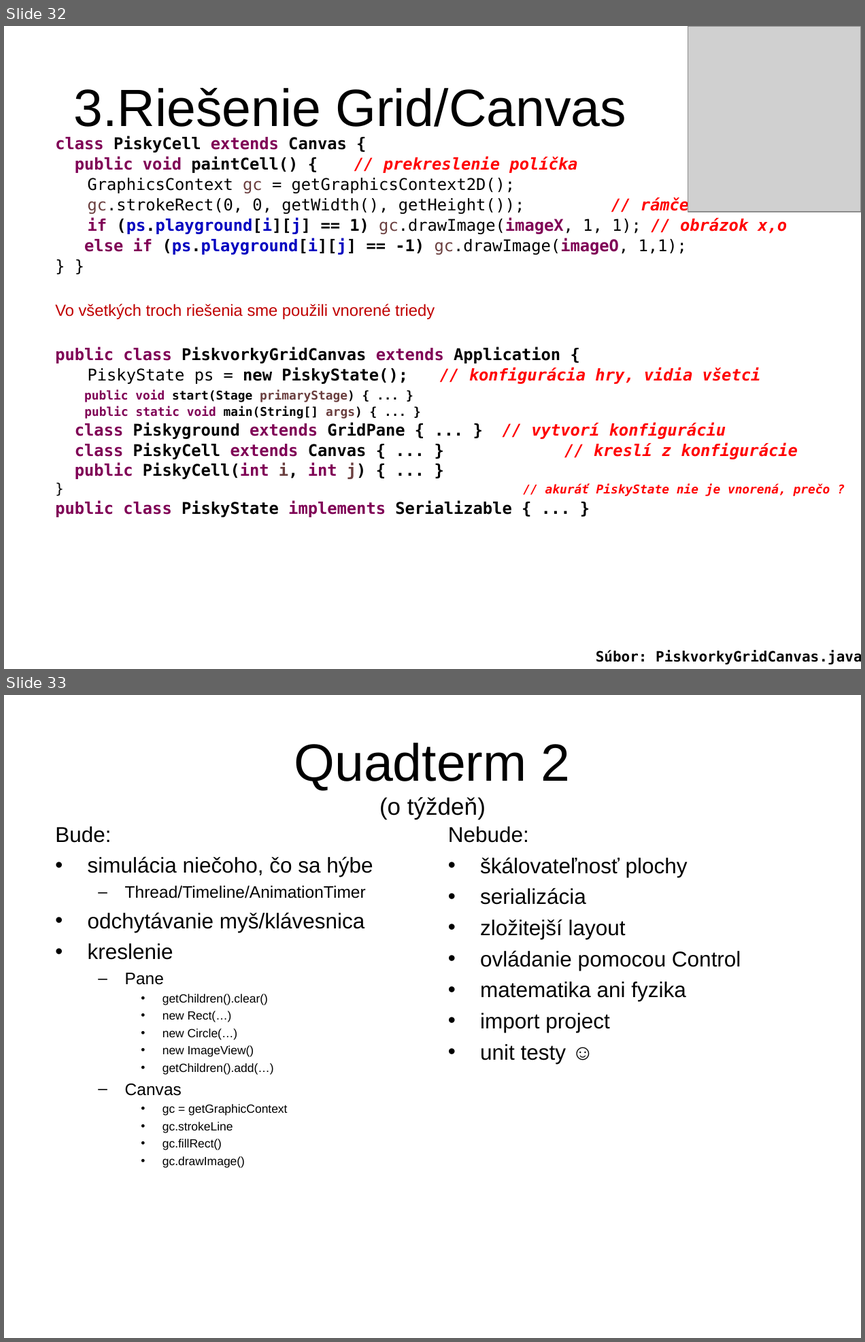
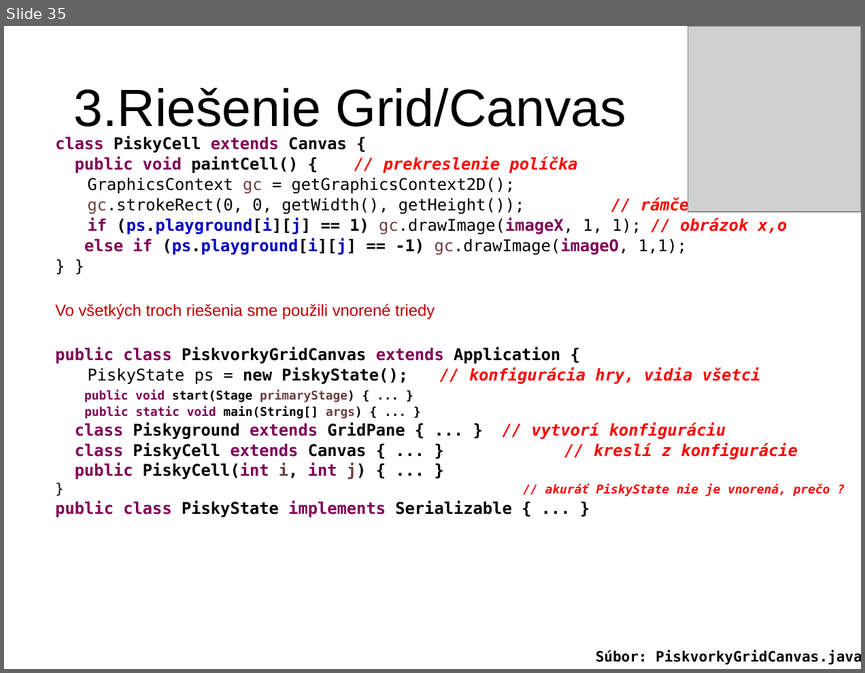
Before and after one commit to Programovanie4/Prednasky, a slide deck: 11/11_java.ppt. Shown one above the other, each under a label of ours: slides 32 and 33 before the commit, slide 35 after it. The pictures are 865x1342 and 865x673 pixels, drawn with LibreOffice and Linux fonts; fonts in the diff are those of the drawing; grey boxes stand for pictures. Boxes give left, top, right and bottom in pixels: in the first picture for what was removed or moved away, otherwise in the second. Text is boxed around its words. In the diff, an @@ line names an element or a change of style, - is before the commit and + after.

```diff
--- a/11/11_java.ppt
+++ b/11/11_java.ppt
@@ slide 33 removed at [4,695,861,1338], background #FFFFFF @@
@@ title removed at [294,743,570,819] @@
-Quadterm 2
-(o týždeň)
@@ text removed at [55,826,373,1168] @@
-Bude:
-• simulácia niečoho, čo sa hýbe
-  – Thread/Timeline/AnimationTimer
-• odchytávanie myš/klávesnica
-• kreslenie
-  – Pane
-    • getChildren().clear()
-    • new Rect(…)
-    • new Circle(…)
-    • new ImageView()
-    • getChildren().add(…)
-  – Canvas
-    • gc = getGraphicContext
-    • gc.strokeLine
-    • gc.fillRect()
-    • gc.drawImage()
@@ text removed at [448,826,740,1064] @@
-Nebude:
-• škálovateľnosť plochy
-• serializácia
-• zložitejší layout
-• ovládanie pomocou Control
-• matematika ani fyzika
-• import project
-• unit testy ☺
@@ what was slide 32 is now slide 35 @@
```
Also in this commit, not shown: 5 slides changed, 8 slides added, 2 other slides removed, 3 other files.
